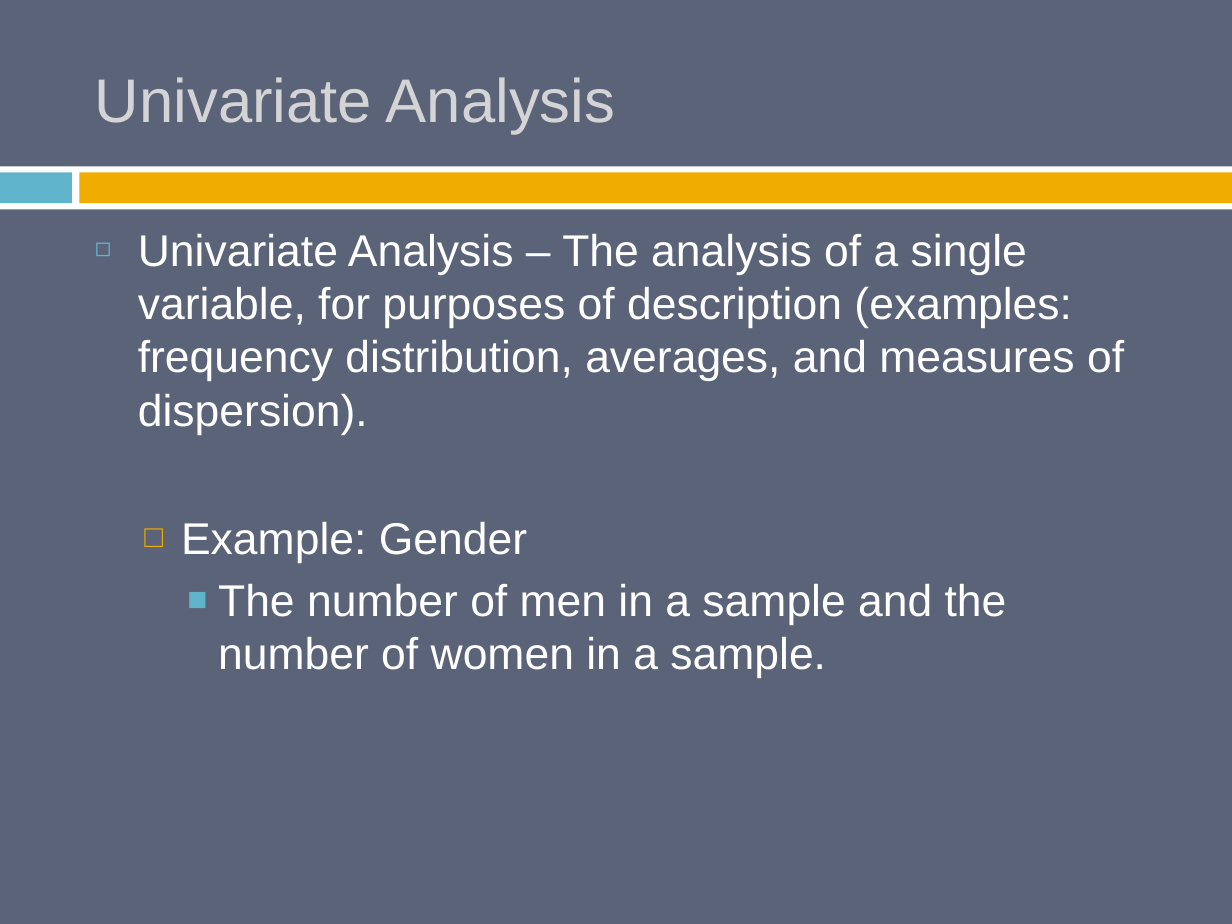
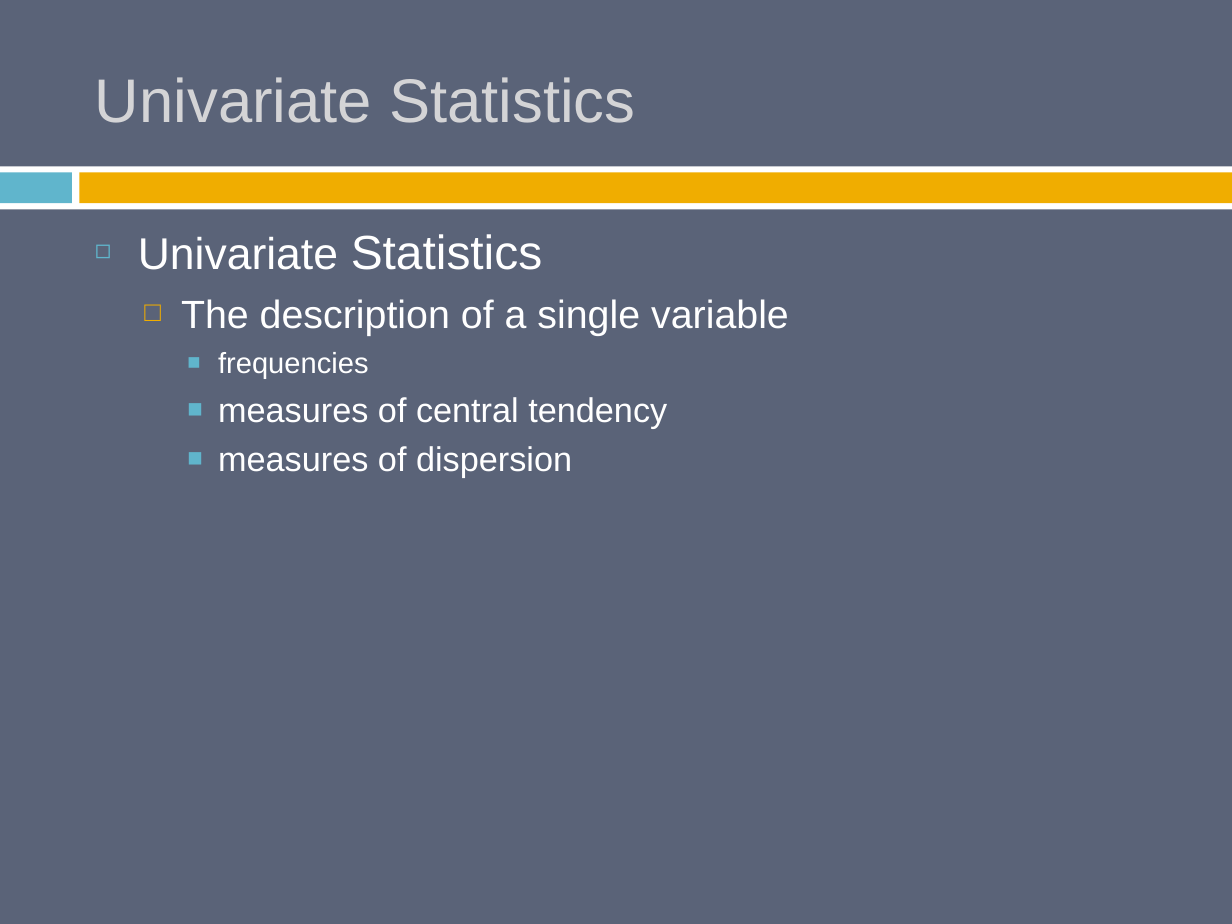
Before and after one commit to burrelvannjr/methods_csuf, a slide deck: slide 12 of ppts/old/Babbie_7e_PPT_ch_14.pptx (slide 10 before the commit). Drawn at 1232x924 pixels with LibreOffice and Linux fonts; fonts in the diff are those of the drawing. Boxes give left, top, right and bottom in pixels: in the first picture for what was removed or moved away, otherwise in the second. Text is boxed around its words. In the diff, an @@ line names an element or a change of style, - is before the commit and + after.

```diff
--- a/ppts/old/Babbie_7e_PPT_ch_14.pptx
+++ b/ppts/old/Babbie_7e_PPT_ch_14.pptx
@@ title at [95,77,635,123]: text changed @@
-Univariate Analysis
+Univariate Statistics
@@ text at [138,234,789,478]: text changed; size 26 to 20 pt @@
-◻ Univariate Analysis – The analysis of a single variable, for purposes of description (examples: frequency distribution, averages, and measures of dispersion).
-  □ Example: Gender
-    ■ The number of men in a sample and the number of women in a sample.
+◻ Univariate Statistics
+  □ The description of a single variable
+    ■ frequencies
+    ■ measures of central tendency
+    ■ measures of dispersion
```
Also in this commit, not shown: 25 other slides changed, 4 slides added, 31 other files.
